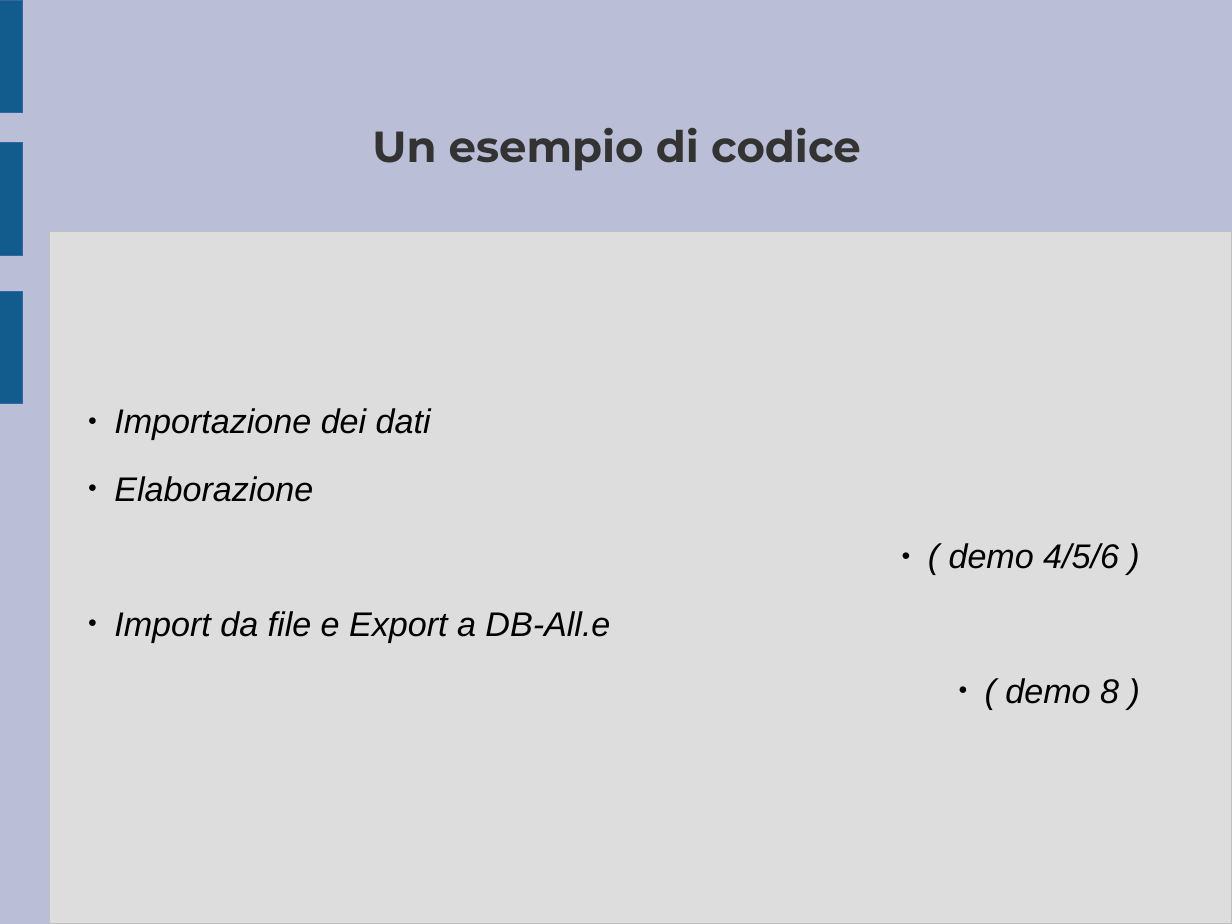
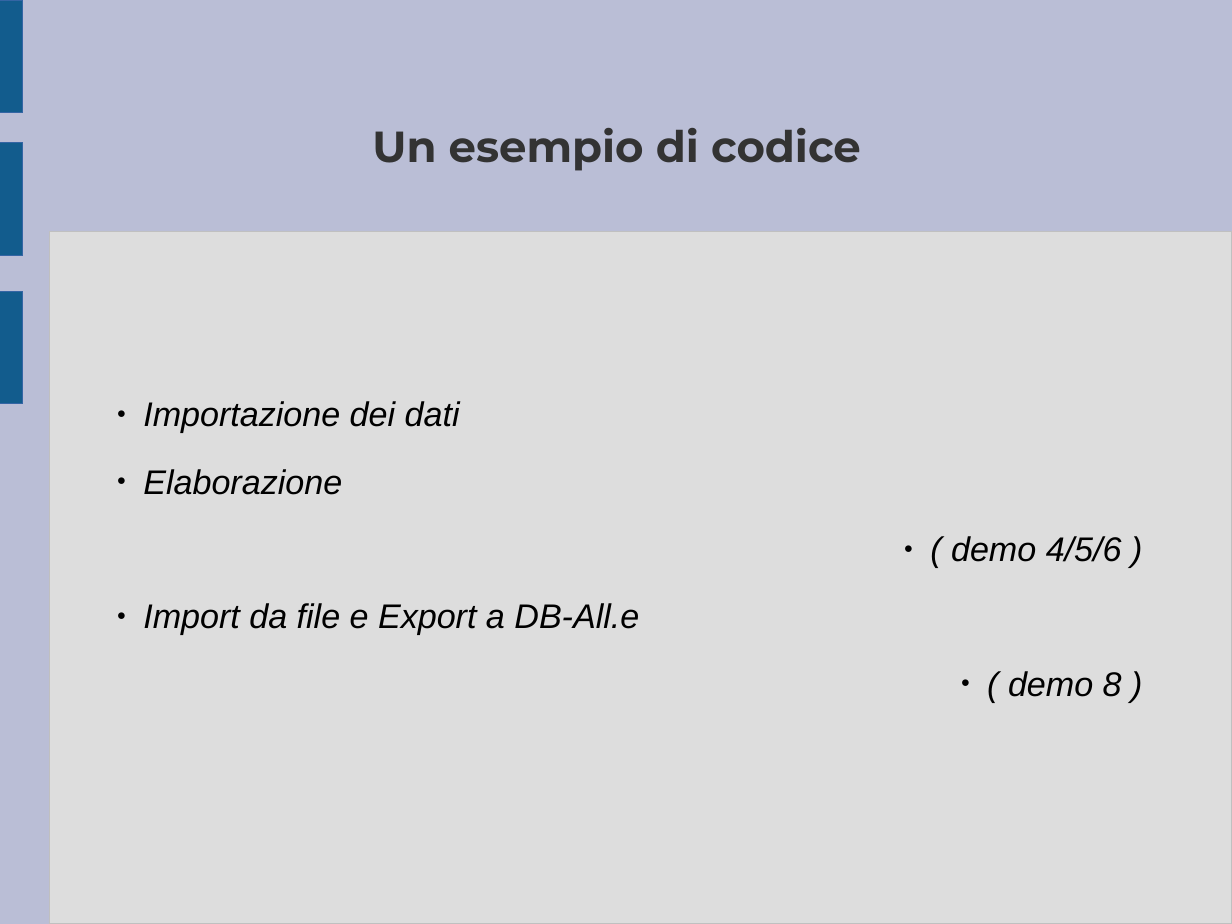
Before and after one commit to ARPA-SIMC/libsim, a slide deck: slide 11 of doc/breve_presentazione.odp (slide 13 before the commit). Drawn at 1232x924 pixels with LibreOffice and Linux fonts; fonts in the diff are those of the drawing. Boxes give left, top, right and bottom in pixels: in the first picture for what was removed or moved away, otherwise in the second. Text is boxed around its words. In the diff, an @@ line names an element or a change of style, - is before the commit and + after.

Commit message:
Versione pronta per la demo al simc

```diff
--- a/doc/breve_presentazione.odp
+++ b/doc/breve_presentazione.odp
@@ subtitle "Importazione dei dati": place and size @@
-subtitle "Importazione dei dati" at [114,408,1119,704]
+subtitle "Importazione dei dati" at [143,401,1122,697]
@@ subtitle "Importazione dei dati" at [143,401,1122,697]: list level 1 to 2 in "Importazione dei dati"; list level 1 to 2 in "Elaborazione"; list level 1 to 2 in "( demo 4/5/6 )"; list level 1 to 2 in "Import da file e Export ..."; list level 1 to 2 in "( demo 8 )" @@
```
Also in this commit, not shown: 7 other slides changed, 12 slides added, 2 slides removed, 10 other files.
